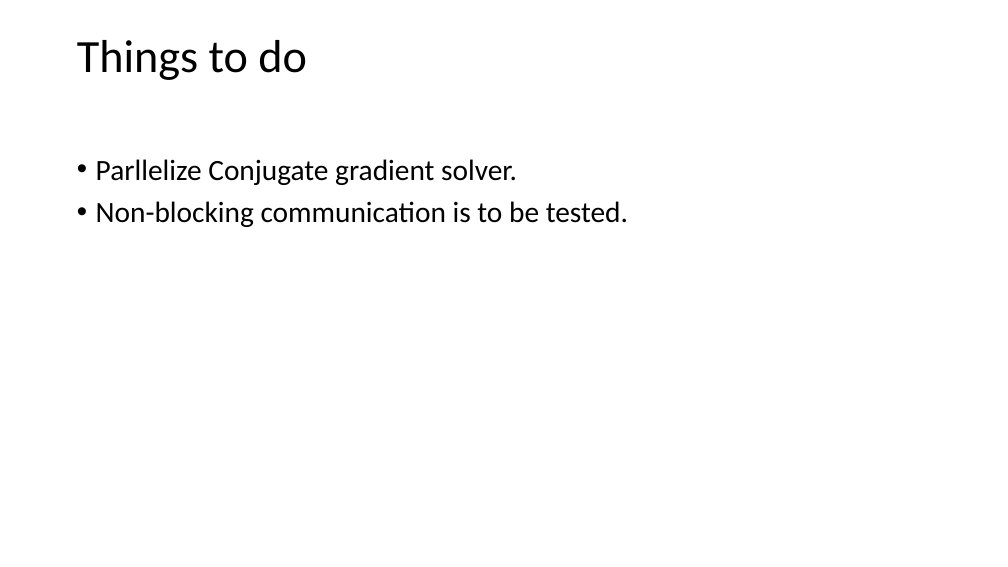
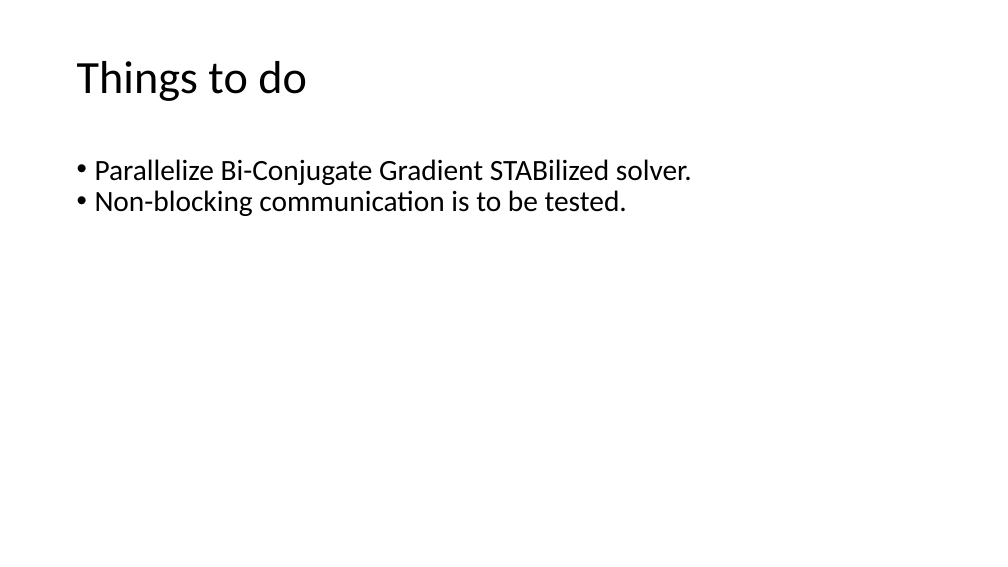
Before and after one commit to suhasjains/My-parallel-poisson, a slide deck: slide 6 of report.pptx (slide 7 before the commit). Drawn at 1008x567 pixels with LibreOffice and Linux fonts; fonts in the diff are those of the drawing. Boxes give left, top, right and bottom in pixels: in the first picture for what was removed or moved away, otherwise in the second. Text is boxed around its words. In the diff, an @@ line names an element or a change of style, - is before the commit and + after.

Commit message:
parallel conjugate gradient is working fine

```diff
--- a/report.pptx
+++ b/report.pptx
@@ text "Things to do" at (77,61,307,101): line spacing 0.9 to 1 @@
@@ text at (95,159,692,185): text changed @@
-• Parllelize Conjugate gradient solver.
+• Parallelize Bi-Conjugate Gradient STABilized solver.
@@ text at (95,190,627,216): indent changed; less space between paragraphs @@
```
Also in this commit, not shown: 4 other slides changed, 1 slide removed, 3 other files.
